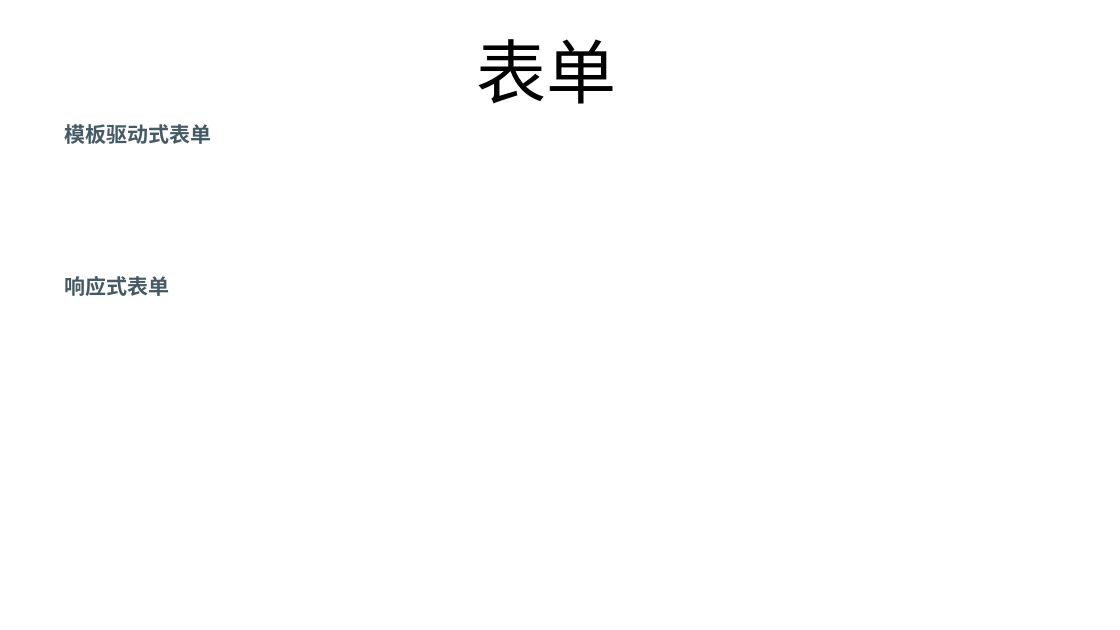
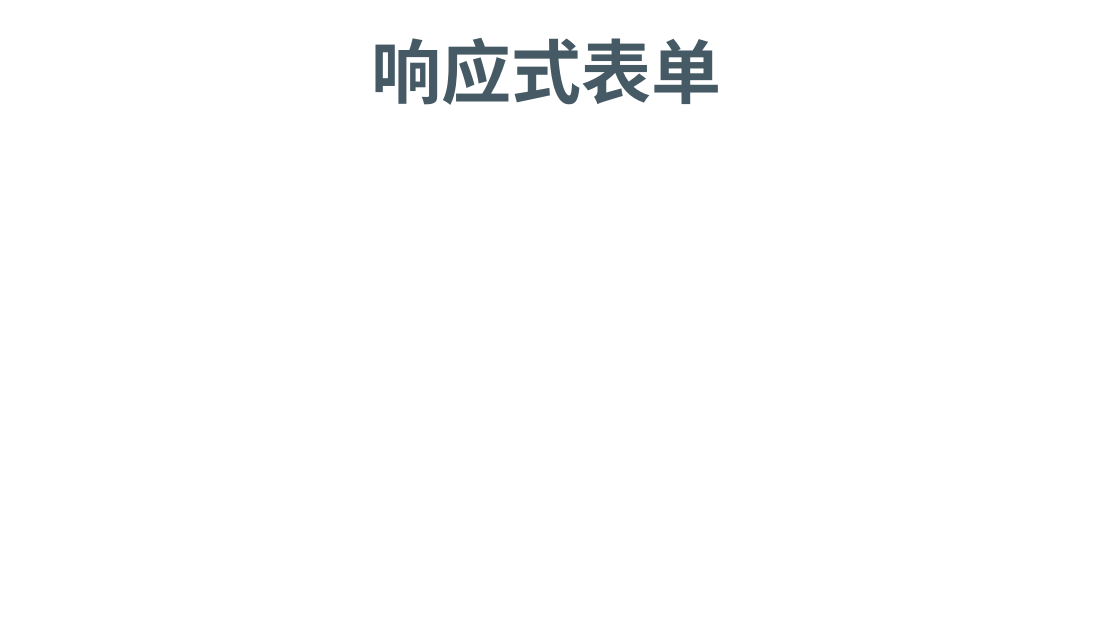
Before and after one commit to FredJiangFei/MyDocuments, a slide deck: slide 15 of Angular summary/Angular.pptx (slide 10 before the commit). Drawn at 1120x630 pixels with LibreOffice and Linux fonts; fonts in the diff are those of the drawing. Boxes give left, top, right and bottom in pixels: in the first picture for what was removed or moved away, otherwise in the second. Text is boxed around its words. In the diff, an @@ line names an element or a change of style, - is before the commit and + after.

```diff
--- a/Angular summary/Angular.pptx
+++ b/Angular summary/Angular.pptx
@@ title at bbox=[372, 38, 722, 105]: text changed; font Calibri to Arial; text colour #000000 to #455A64; bold on @@
-表单
+响应式表单
@@ text removed at bbox=[65, 124, 212, 296] @@
-模板驱动式表单
-响应式表单
```
Also in this commit, not shown: 1 other slide changed, 5 slides added.
